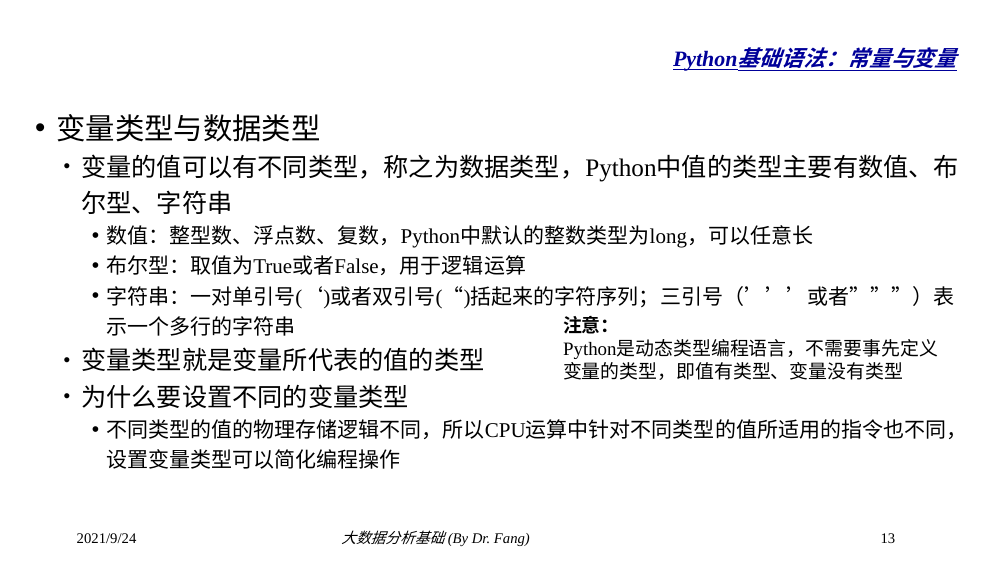
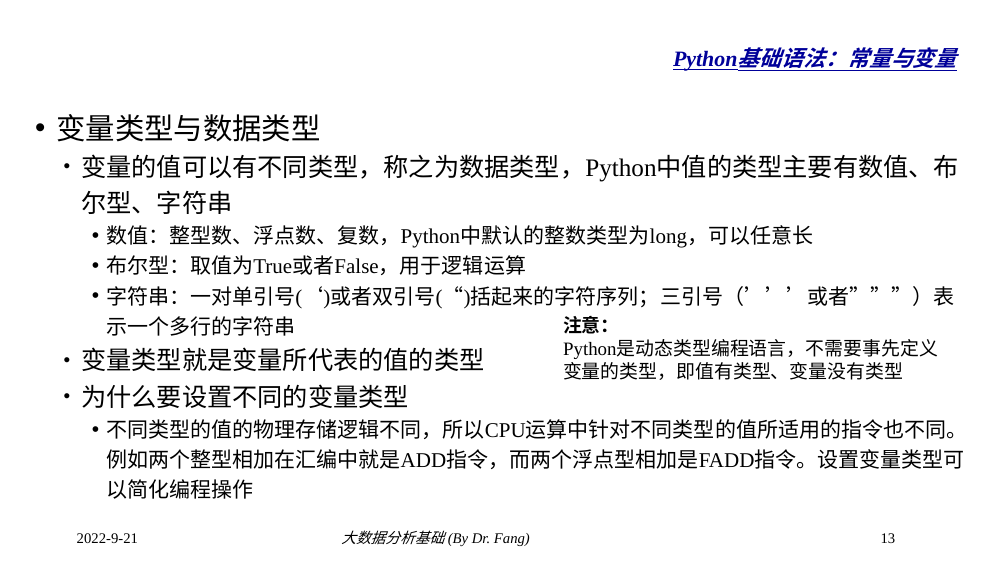
Before and after one commit to dr-fang/BDA, a slide deck: slide 13 of slides/2_PythonBasic.pptx. Drawn at 1008x567 pixels with LibreOffice and Linux fonts; fonts in the diff are those of the drawing; background and template pictures are left out. Boxes give left, top, right and bottom in pixels: in the first picture for what was removed or moved away, otherwise in the second. Text is boxed around its words. In the diff, an @@ line names an element or a change of style, - is before the commit and + after.

```diff
--- a/slides/2_PythonBasic.pptx
+++ b/slides/2_PythonBasic.pptx
@@ text at (106, 419, 967, 499): text changed @@
-    • 不同类型的值的物理存储逻辑不同，所以CPU运算中针对不同类型的值所适用的指令也不同，设置变量类型可以简化编程操作
+    • 不同类型的值的物理存储逻辑不同，所以CPU运算中针对不同类型的值所适用的指令也不同。例如两个整型相加在汇编中就是ADD指令，而两个浮点型相加是FADD指令。设置变量类型可以简化编程操作
@@ text at (77, 533, 138, 543): text changed @@
-2021/9/24
+2022-9-21
```
Also in this commit, not shown: 42 other slides changed, 1 slide added.
